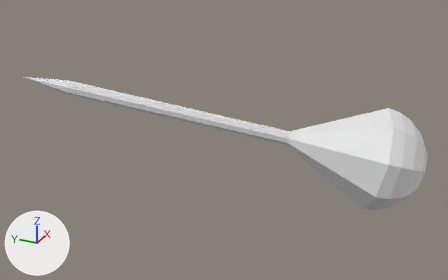
Two versions of the OBJ model src/atlas_model/data/obj_files/ABplppaappa_t357.obj, one commit apart.
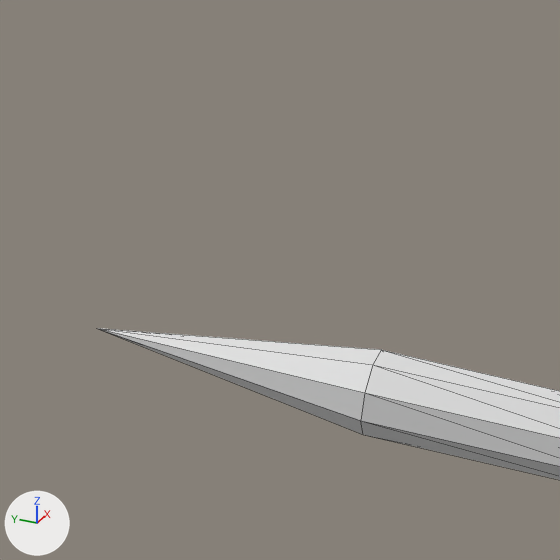
Each version appears first whole from a 50 mm lens placed at (88.9, -158.4, 169.4), pointed at (164.2, -124.6, 131.8), and next in a close-up on the part from 2% to 22% of the width and 8% to 41% of the height. Arrows for +X, +Y and +Z are at lower left; the lights stay in place. The close-ups show mesh edges as thin lines. Where no turn or scale is listed for an object, it has been applied to the vertices. Vertices at the same position are counted once.

Names of what the first close-up shows: 'ABplppaappa_t357'.
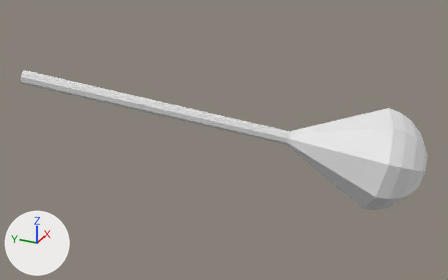
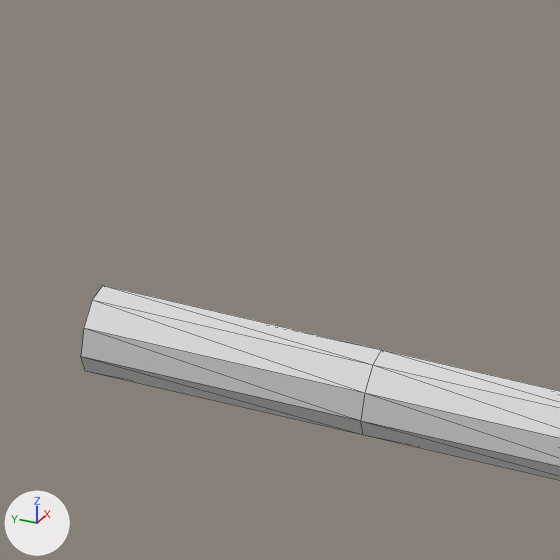
What changed in the scene script:
```text
Change me_abplppaappa_t357:
    used by ob_abplppaappa_t357; location = (0.0, 0.0, 0.0)
    remove me_abplppaappa_t357.from_pydata(...)  # 92 vertices, 180 faces; spans x 152.5..178.4, y -152.5..-99.1, z 122.6..141.5
    add me_abplppaappa_t357.from_pydata(...)  # 100 vertices, 189 faces; spans x 151.6..178.4, y -152.5..-98.7, z 122.6..142.5
    me_abplppaappa_t357 part 1
    1 vertex is removed from x 152.5, y -99.1, z 141.5
    9 faces are deleted
    4 vertices are added at (152.0, -99.1, 140.7), (153.2, -98.7, 140.9), (151.6, -99.4, 141.2), (152.8, -99.3, 142.5)
    5 new vertices lie (-2.3, 5.7, 1.5) away from vertices in x 154.0..155.8, y -105.3..-104.5, z 139.1..140.9
    18 new faces join them
```

Boxes (x1, y1, x2, y2) around the edits, measured in the close-ups (560 x 560 px):
'ABplppaappa_t357', reshaped: before (97, 328, 560, 480); after (81, 285, 560, 480)
part 1 of me_abplppaappa_t357, built on: before (97, 328, 381, 434); after (81, 285, 381, 435)
